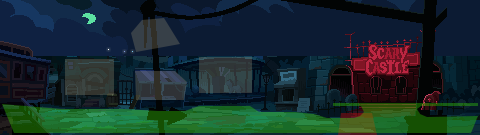
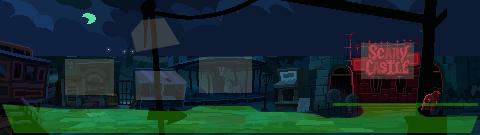
Before/after of a w=480, h=135 layered artwork. What changed in the layer stack:
removed group "Triggers" (1 layers) from group "Areas" over [338, 113, 377, 135]
removed layer "Intro" (was 30%) from group "Triggers" over [338, 113, 377, 135]
added layer "GhostTrain" (30%) in group "Hotspots" over [361, 43, 414, 79]
